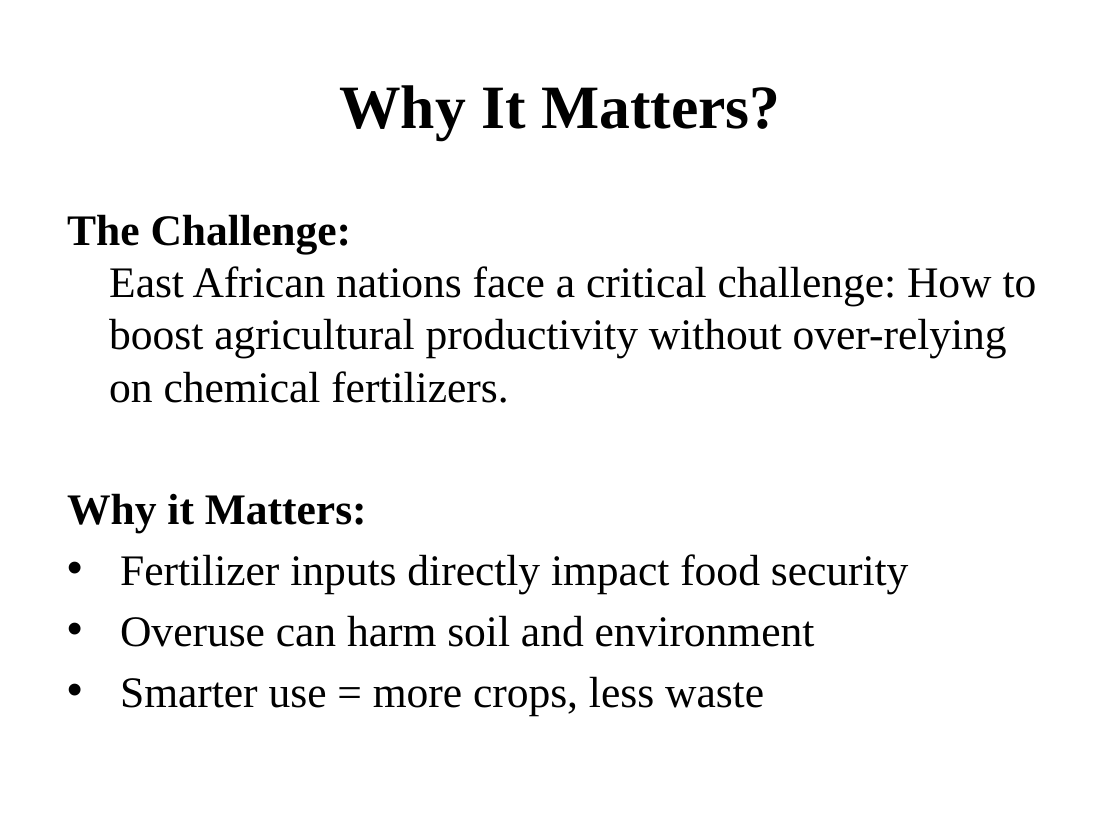
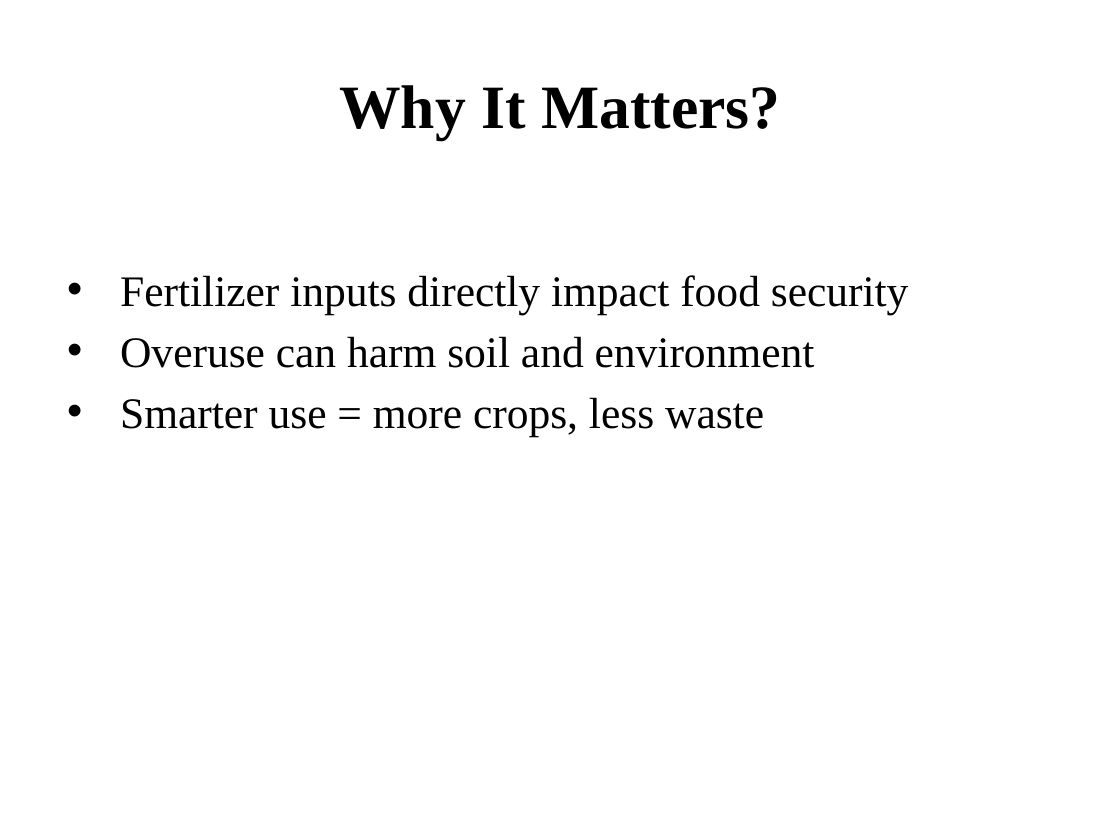
Before and after one commit to Rodgerdev/east-africa-fertilizer-project, a slide deck: slide 3 of East_Africa_Fertilizer_Presentation.pptx. Drawn at 1120x840 pixels with LibreOffice and Linux fonts; fonts in the diff are those of the drawing; background and template pictures are left out. Boxes give left, top, right and bottom in pixels: in the first picture for what was removed or moved away, otherwise in the second. Text is boxed around its words. In the diff, an @@ line names an element or a change of style, - is before the commit and + after.

```diff
--- a/East_Africa_Fertilizer_Presentation.pptx
+++ b/East_Africa_Fertilizer_Presentation.pptx
@@ text at (67, 214, 1037, 532): paragraphs removed @@
-The Challenge:
-East African nations face a critical challenge: How to boost agricultural productivity without over-relying on chemical fertilizers.
-Why it Matters:
```
Also in this commit, not shown: 6 other slides changed, 7 slides added, 2 slides removed.
